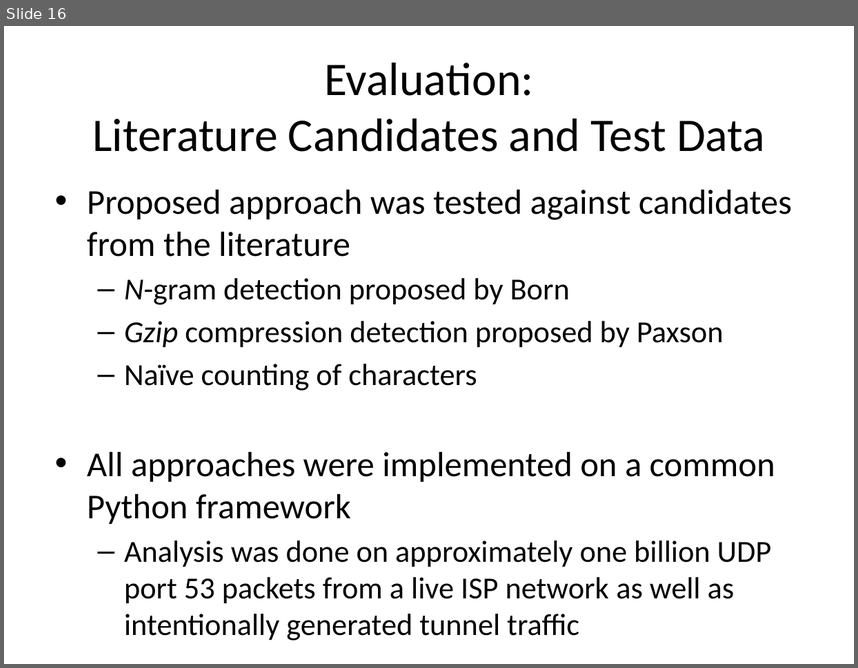
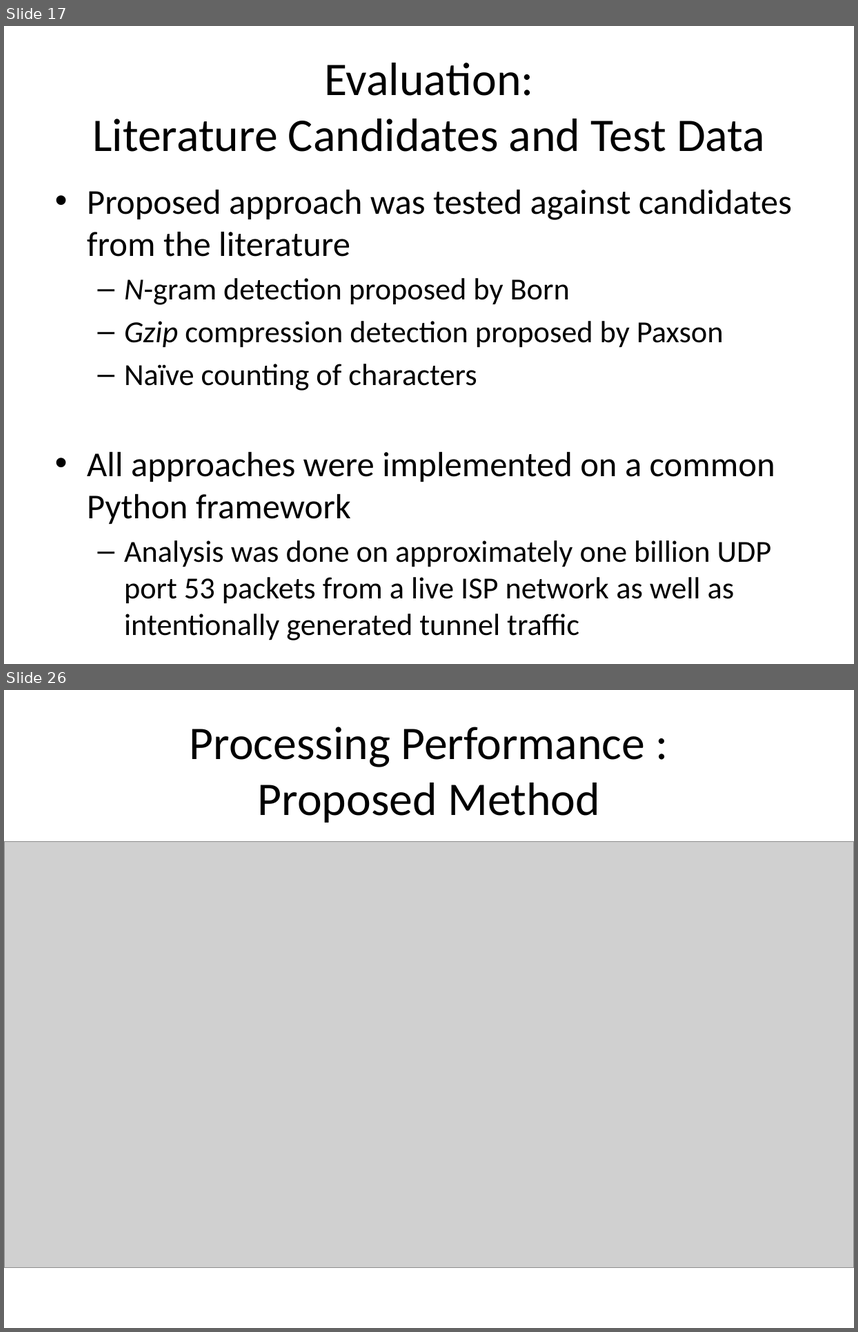
Before and after one commit to Riebart/MSc-Thesis, a slide deck: Defense.pptx. Shown one above the other, each under a label of ours: slide 16 before the commit, slides 17 and 26 after it; the slides between them are not shown. The pictures are 858x668 and 858x1332 pixels, drawn with LibreOffice and Linux fonts; fonts in the diff are those of the drawing; grey boxes stand for pictures. Boxes give left, top, right and bottom in pixels: in the first picture for what was removed or moved away, otherwise in the second. Text is boxed around its words. In the diff, an @@ line names an element or a change of style, - is before the commit and + after.

```diff
--- a/Defense.pptx
+++ b/Defense.pptx
@@ slide 26 added at [4, 690, 854, 1328], background #FFFFFF @@
@@ title added at [190, 727, 645, 822], 39.6 pt, text #000000 @@
+Processing Performance :
+Proposed Method
@@ picture added at [4, 841, 854, 1268] @@
@@ what was slide 16 is now slide 17 @@
```
Also in this commit, not shown: 2 slides changed, 27 other slides added.
